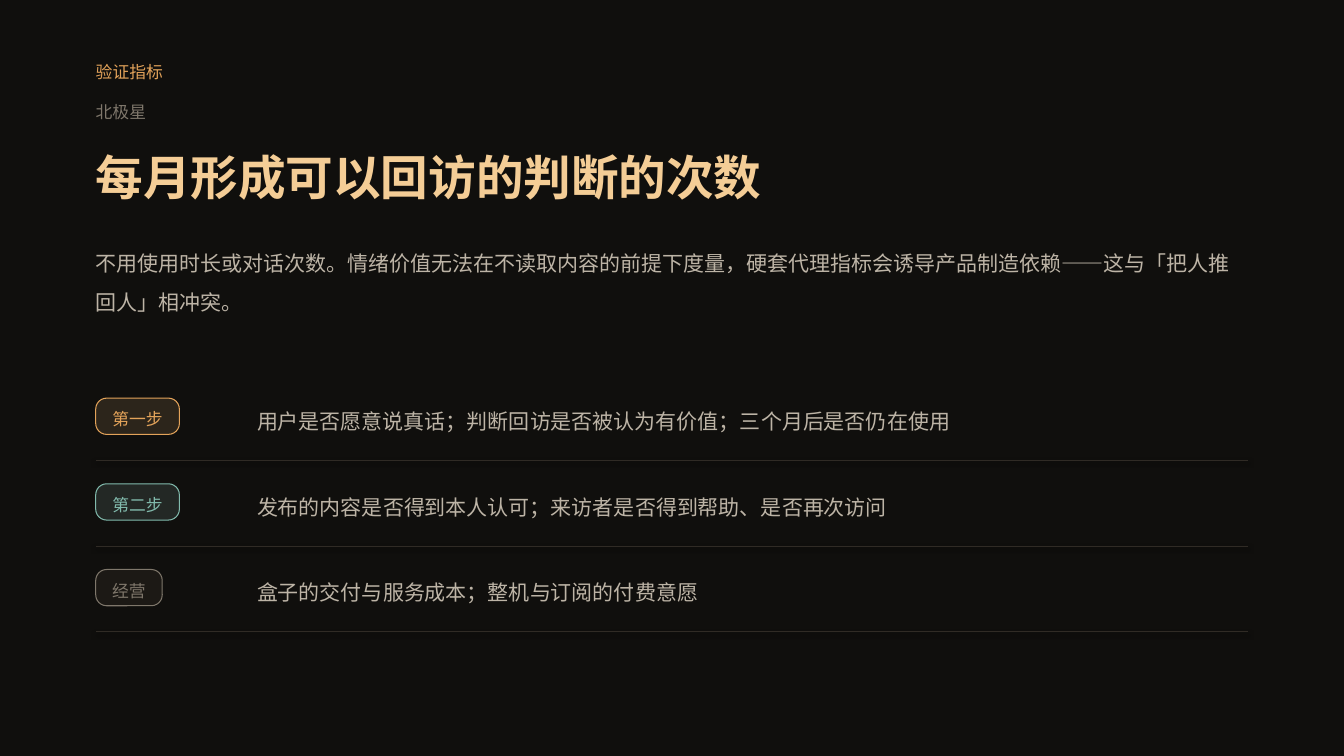
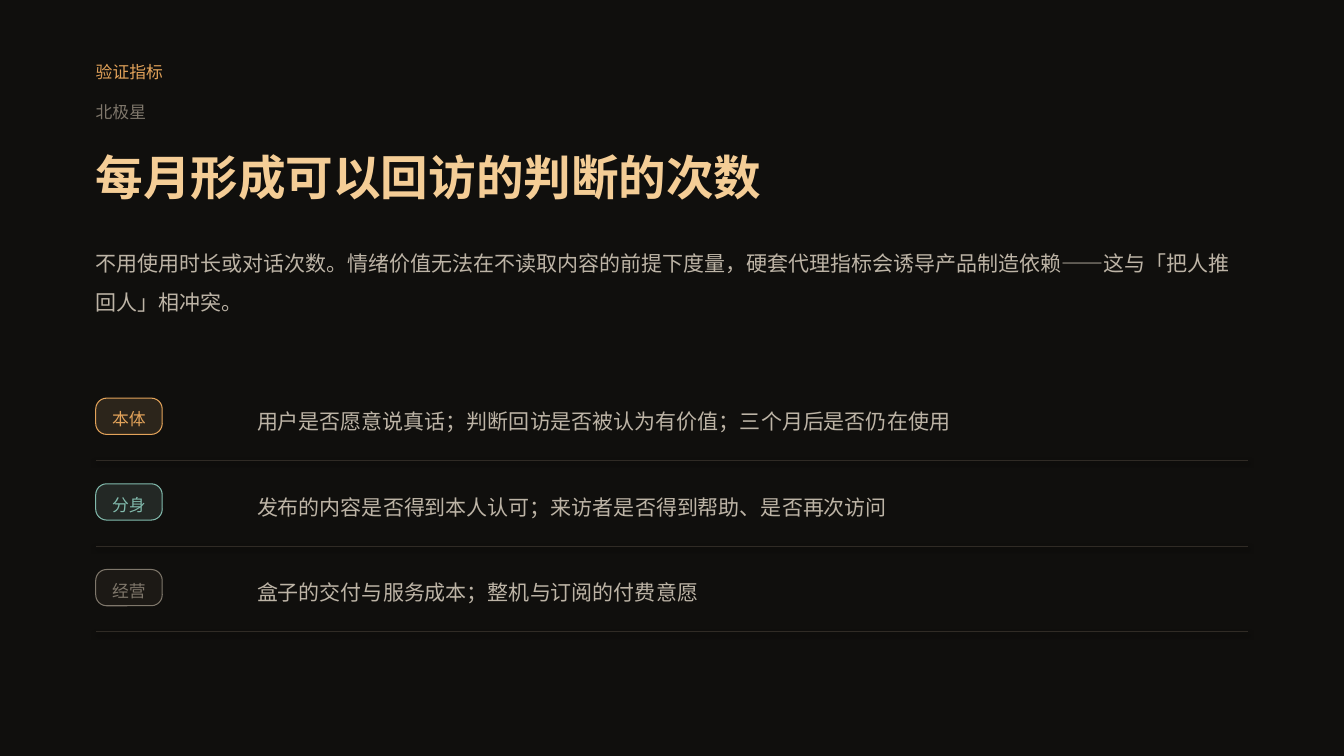
Before and after one commit to finewood2008/centaurAI, a slide deck: slide 18 of docs/product/ZHIJUN_BUSINESS_PLAN.pptx (slide 17 before the commit). Drawn at 1344x756 pixels with LibreOffice and Linux fonts; fonts in the diff are those of the drawing. Boxes give left, top, right and bottom in pixels: in the first picture for what was removed or moved away, otherwise in the second. Text is boxed around its words. In the diff, an @@ line names an element or a change of style, - is before the commit and + after.

```diff
--- a/docs/product/ZHIJUN_BUSINESS_PLAN.pptx
+++ b/docs/product/ZHIJUN_BUSINESS_PLAN.pptx
@@ rounded rectangle: place and size @@
-rounded rectangle at (96, 398, 179, 435)
+rounded rectangle at (96, 398, 162, 435)
@@ text at (112, 411, 146, 427): text changed @@
-第一步
+本体
@@ rounded rectangle: place and size @@
-rounded rectangle at (96, 484, 179, 520)
+rounded rectangle at (96, 484, 162, 520)
@@ text at (112, 497, 146, 513): text changed @@
-第二步
+分身
```
Also in this commit, not shown: 18 other slides changed, 1 slide added, 2 other files.
